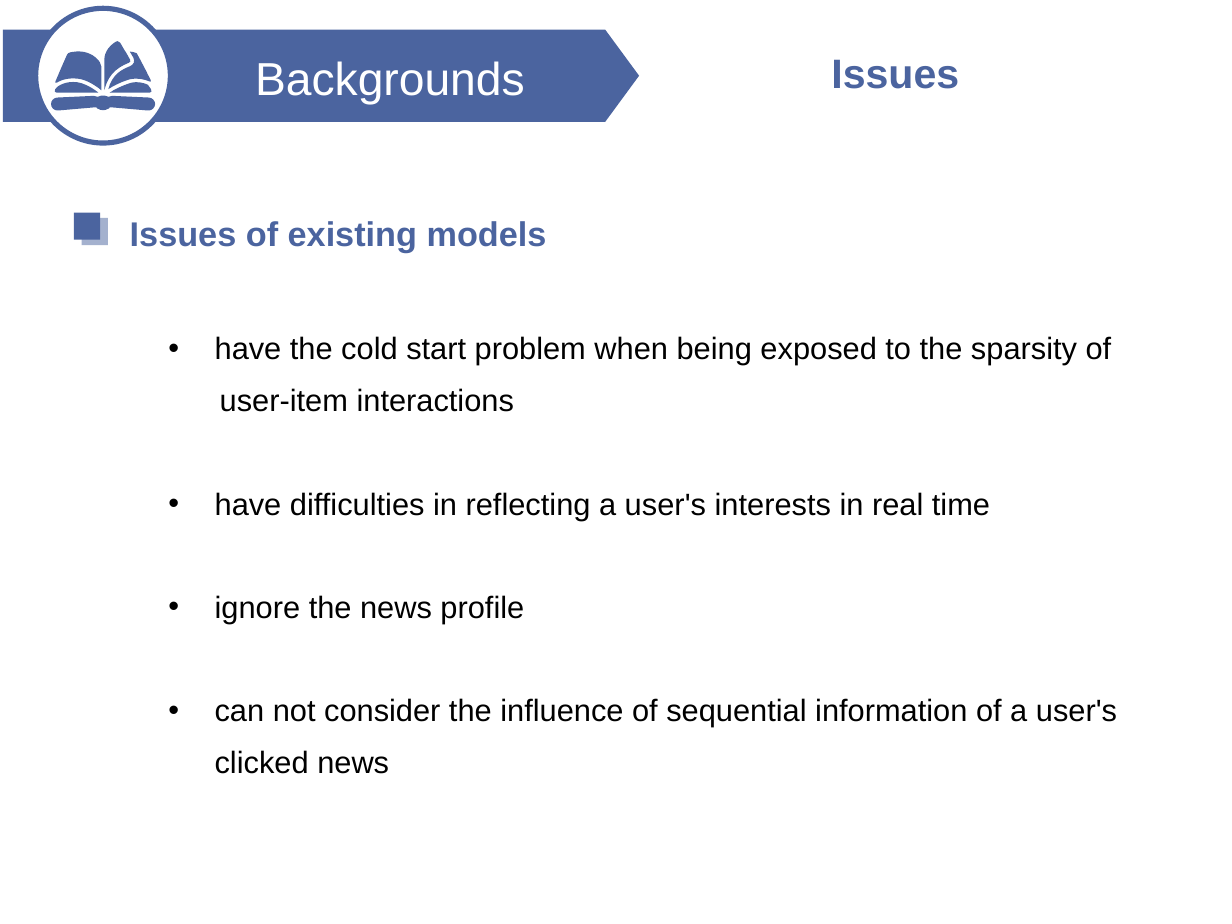
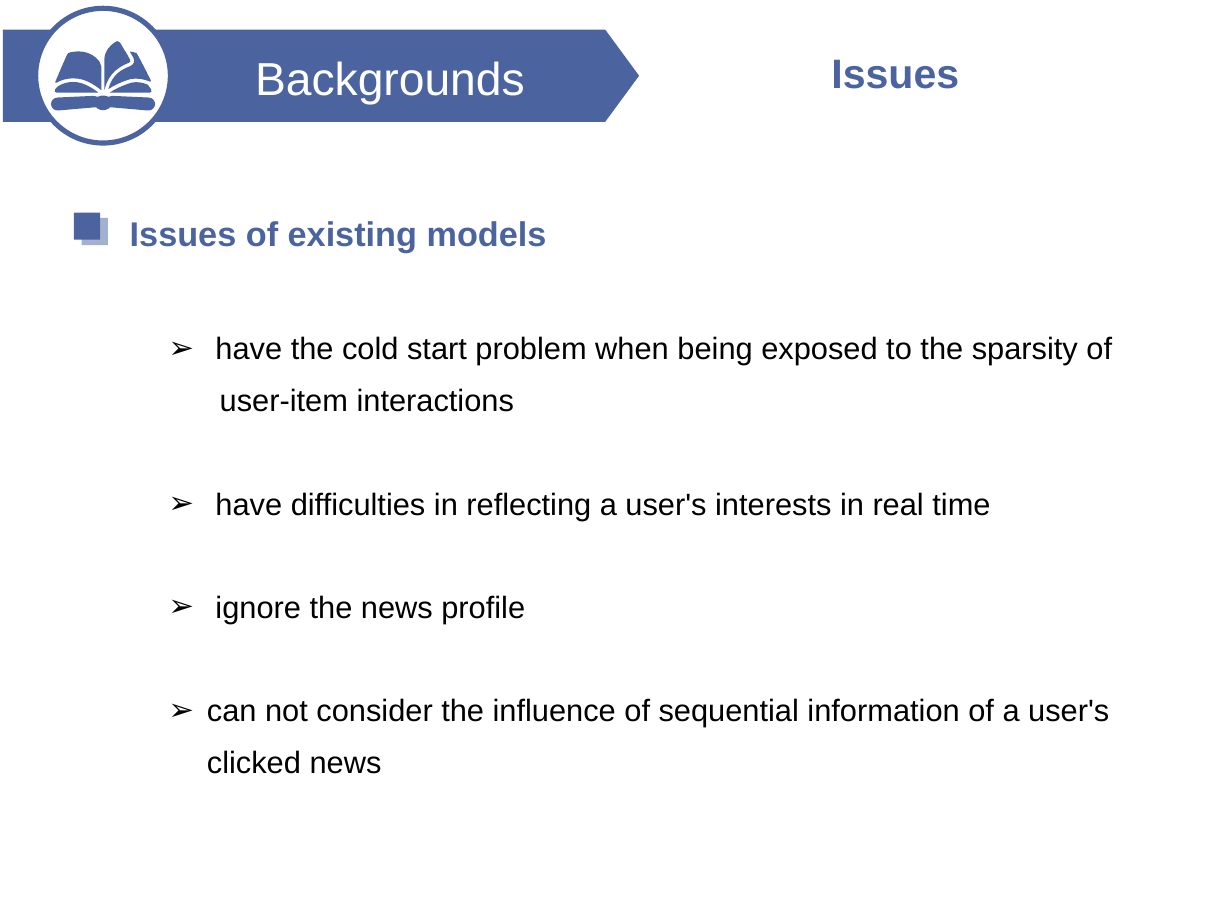
Before and after one commit to ZP1481616577/DAN-for-News-Recommendation, a slide deck: slide 8 of AAAI2018.pptx. Drawn at 1232x924 pixels with LibreOffice and Linux fonts; fonts in the diff are those of the drawing. Boxes give left, top, right and bottom in pixels: in the first picture for what was removed or moved away, otherwise in the second. Text is boxed around its words. In the diff, an @@ line names an element or a change of style, - is before the commit and + after.

```diff
--- a/AAAI2018.pptx
+++ b/AAAI2018.pptx
@@ text at (207,336,1112,774): bullet • to ➢ @@
```
Also in this commit, not shown: 12 other slides changed.
